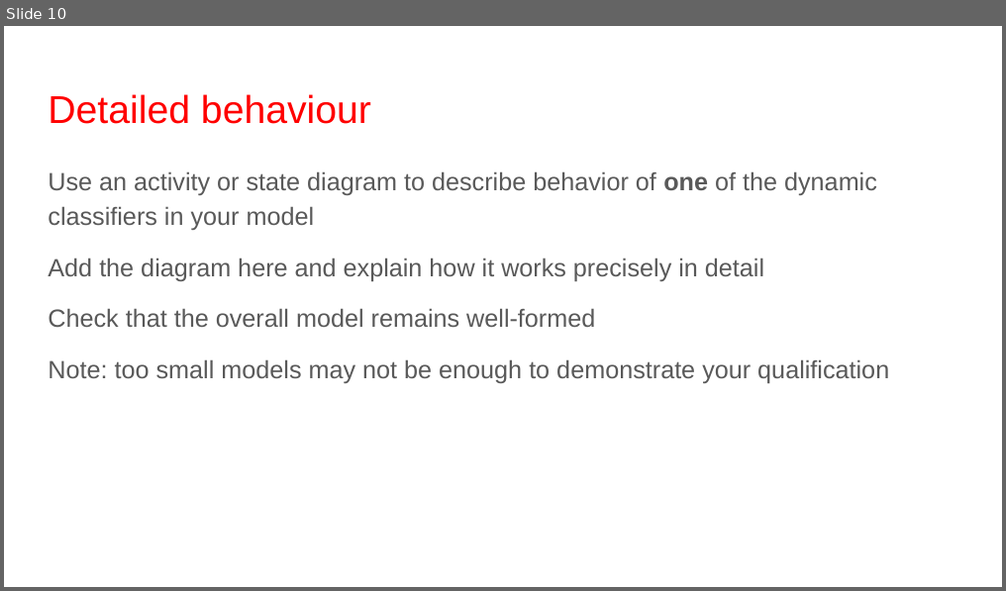
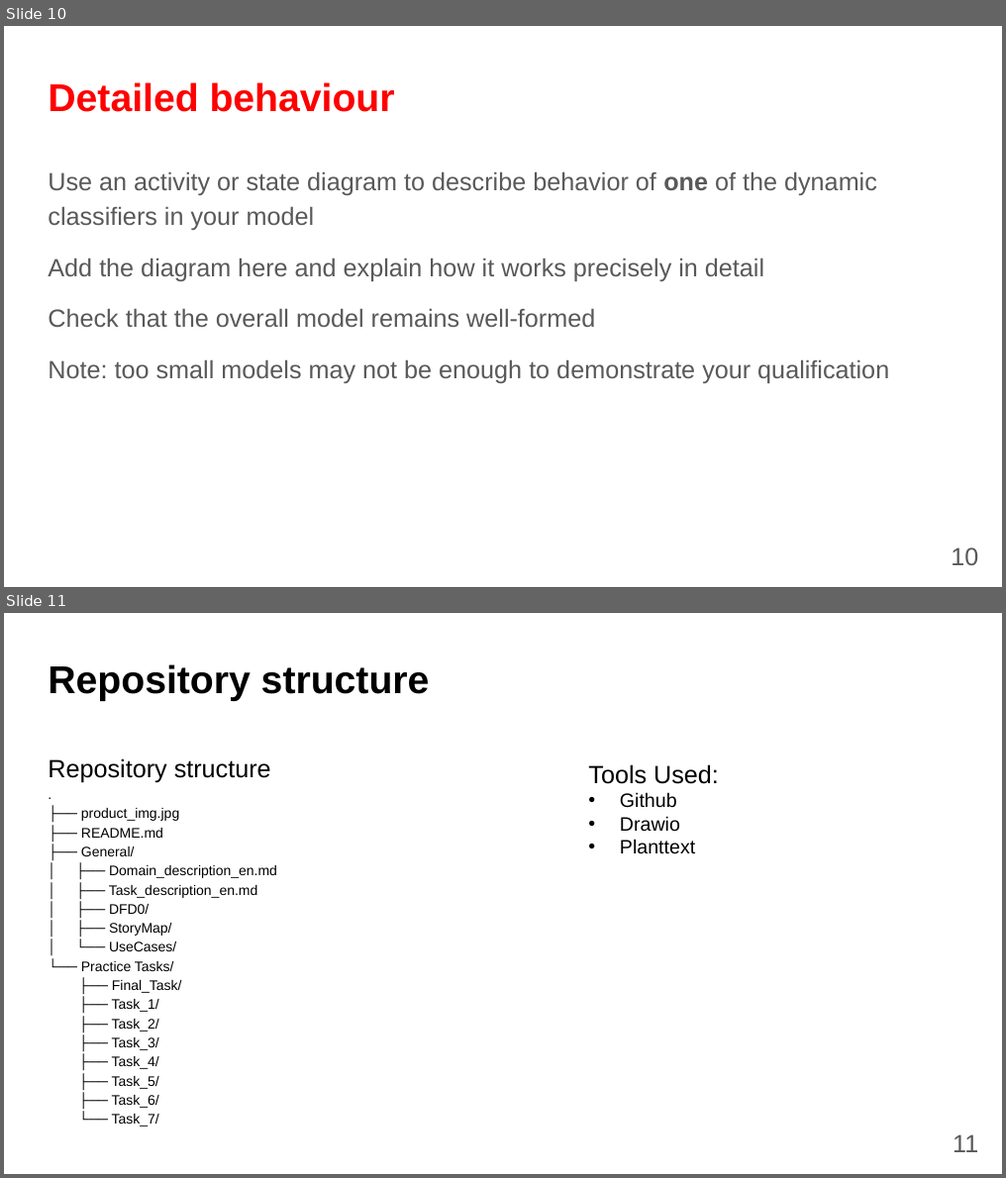
Before and after one commit to fanglores/Advanced-Software-Design, a slide deck: Practice Tasks/Final_Task/K8C_FinalTask1_(Task7).pptx. Shown one above the other, each under a label of ours: slide 10 before the commit, slides 10 and 11 after it. The pictures are 1006x591 and 1006x1178 pixels, drawn with LibreOffice and Linux fonts; fonts in the diff are those of the drawing. Boxes give left, top, right and bottom in pixels: in the first picture for what was removed or moved away, otherwise in the second. Text is boxed around its words. In the diff, an @@ line names an element or a change of style, - is before the commit and + after.

Commit message:
update final task

```diff
--- a/Practice Tasks/Final_Task/K8C_FinalTask1_(Task7).pptx
+++ b/Practice Tasks/Final_Task/K8C_FinalTask1_(Task7).pptx
@@ slide 11 added at (4,613,1002,1174), background #FFFFFF @@
@@ title added at (48,664,430,701), 28 pt, text #000000, bold @@
+Repository structure
@@ text added at (48,759,277,1127), 10 pt, text #000000 @@
+Repository structure
+.
+├── product_img.jpg
+├── README.md
+├── General/
+│ ├── Domain_description_en.md
+│ ├── Task_description_en.md
+│ ├── DFD0/
+│ ├── StoryMap/
+│ └── UseCases/
+└── Practice Tasks/
+├── Final_Task/
+├── Task_1/
+├── Task_2/
+├── Task_3/
+├── Task_4/
+├── Task_5/
+├── Task_6/
+└── Task_7/
@@ text added at (588,764,719,855), 14 pt, text #000000 @@
+Tools Used:
+• Github
+• Drawio
+• Planttext
@@ page number added at (952,1135,978,1153), 18 pt, text #595959 @@
+11
@@ slide 10 changed as well @@
@@ title "Detailed behaviour": place and size @@
-title "Detailed behaviour" at (48,94,371,124)
+title "Detailed behaviour" at (48,82,395,112)
@@ title "Detailed behaviour" at (48,82,395,112): bold on @@
@@ page number added at (950,548,978,566), 18 pt, text #595959 @@
+10
```
Also in this commit, not shown: 10 other slides changed, 2 other slides added, 2 slides removed, 1 other file.
